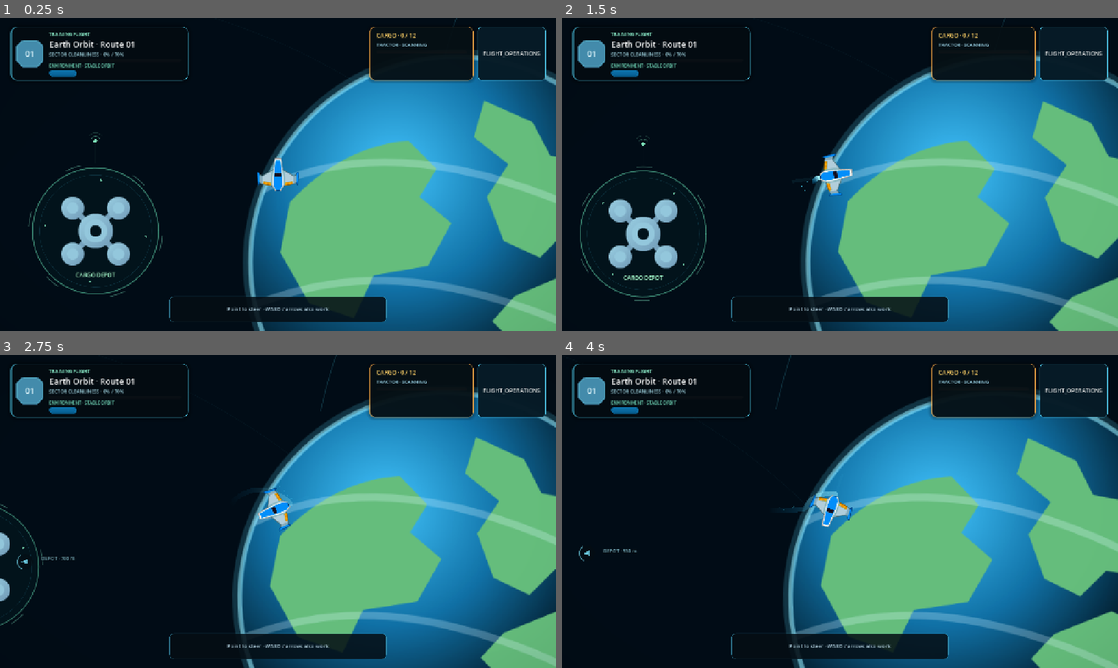
Above: before the commit, frames 1-4 (two rows, left to right).
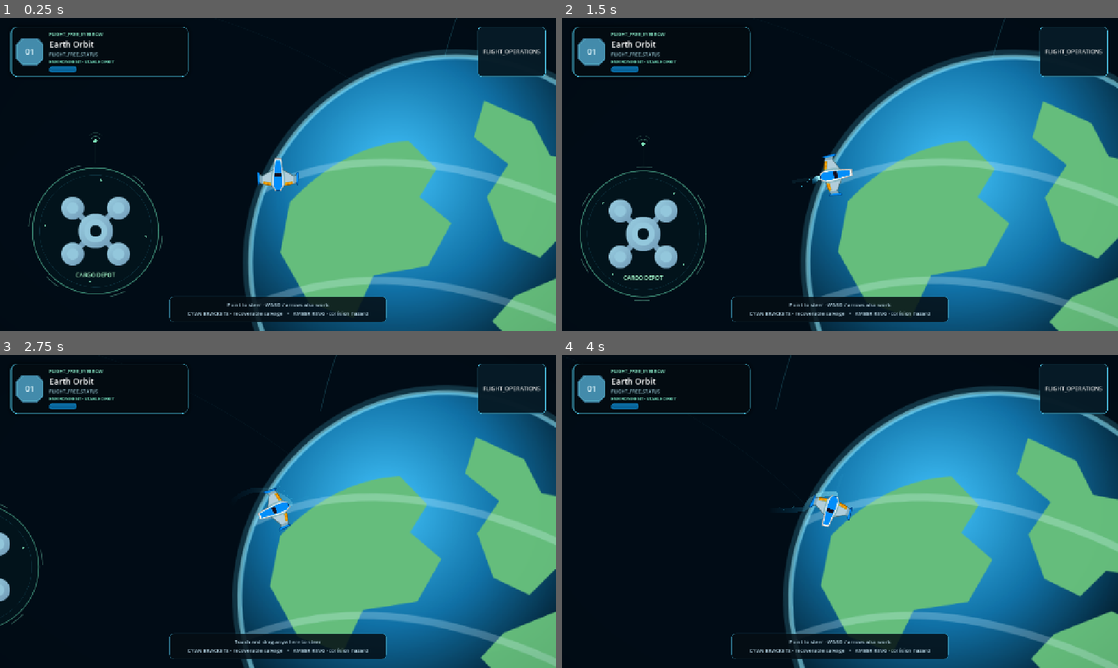
Above: after the commit, the same moments.

Repository: EwertonMendes/Orbital-Cleanup-Co.
Game: Godot game, scene res://src/core/app/app_root.tscn
Two runs of this game, one before a commit and one after it. Both use one fixed random seed, a clock stepped at 60 frames per second and the inputs below.
Inputs (mouse positions are in pixels of both pictures, inside the frame that each line leads up to):
- Up to frame 1 (0.25 s): no input
- Up to frame 2 (1.5 s): click "FLIGHT_OPERATIONS" at 0.5 s; tap Enter at 1.25 s; move the mouse to (962, 158) at 1.27 s; hold D (occ_move_right) from 1.28 s (still down); click (962, 158) at 1.42 s
- Up to frame 3 (2.75 s): release D (occ_move_right) at 2 s; drag from (166, 527) to (11, 570) at 2.02 s
- Up to frame 4 (4 s): move the mouse to (895, 442) at 2.77 s; hold D (occ_move_right) 2.78-3.5 s; drag from (812, 574) to (673, 464) at 3.52 s

The runs differ from the first frame. In frame 1, 3.8% of the frame differs, in the area x 1-99%, y 2-96%; in frame 2, 3.8%; in frame 3, 4.0%; in frame 4, 4.0%.
Error in both runs: Cannot call method 'get_children' on a null value. (res://src/game/sector/sector_runtime.gd:82)

Commit message:
fix: expose flight cards to continuous shell

Diff:
--- a/src/ui/screens/flight/flight_screen.tscn
+++ b/src/ui/screens/flight/flight_screen.tscn
@@ -266,6 +266,7 @@
 vertical = false
 
 [node name="MissionCard" type="PanelContainer" parent="HUD/HudRoot/SafeArea/Layout/TopBar"]
+unique_name_in_owner = true
 custom_minimum_size = Vector2(410, 112)
 layout_mode = 2
 theme_override_styles/panel = SubResource("MissionPanel")
@@ -368,6 +369,7 @@
 size_flags_horizontal = 3
 
 [node name="CargoCard" type="PanelContainer" parent="HUD/HudRoot/SafeArea/Layout/TopBar"]
+unique_name_in_owner = true
 custom_minimum_size = Vector2(240, 88)
 layout_mode = 2
 theme_override_styles/panel = SubResource("CargoPanel")
